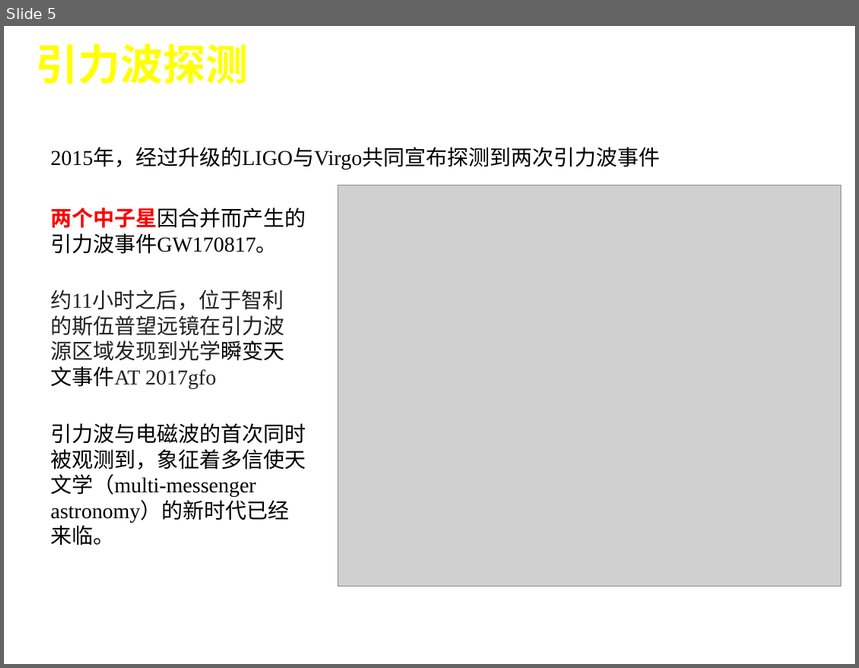
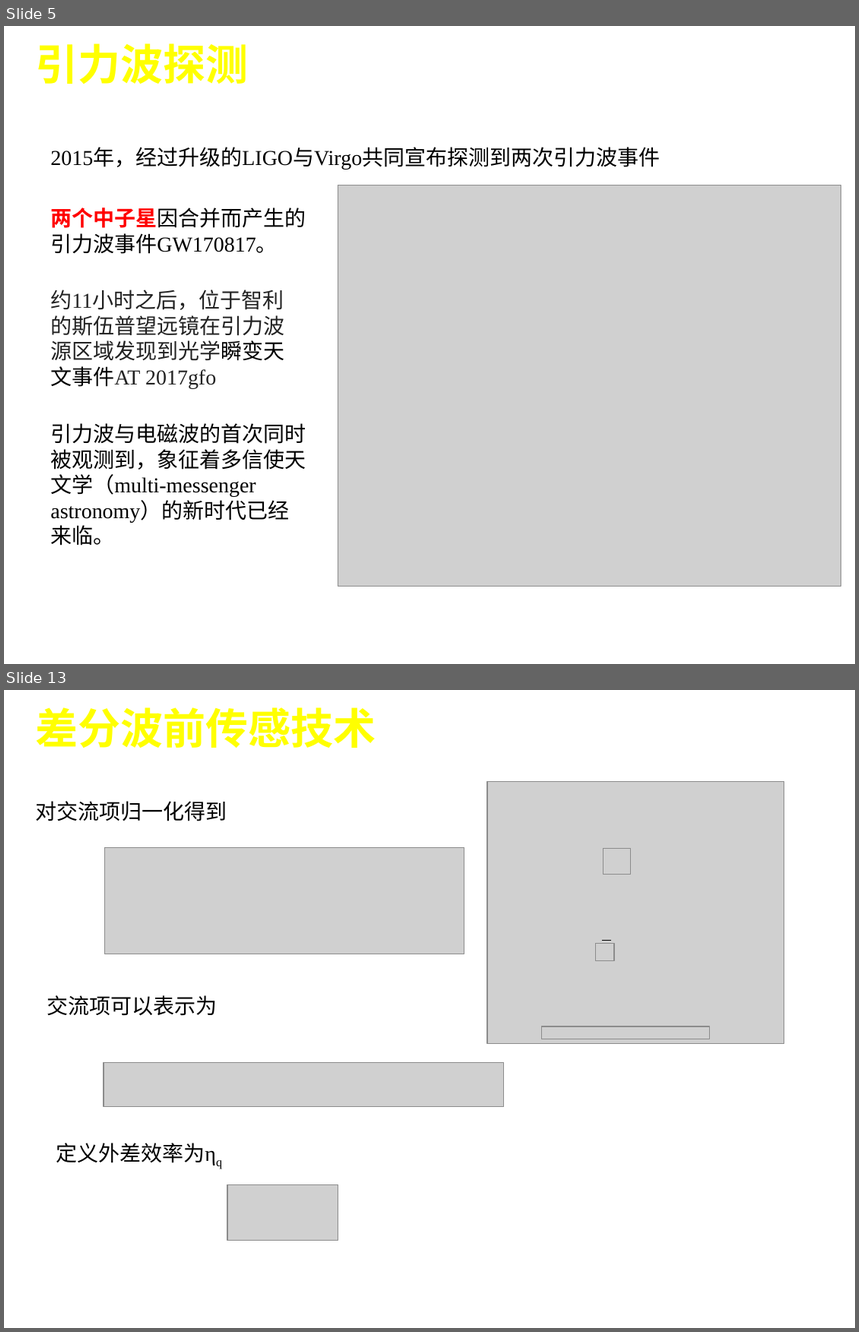
Before and after one commit to cateliu/Test, a slide deck: 第二学年/Report/开题报告/Reference.pptx. Shown one above the other, each under a label of ours: slide 5 before the commit, slides 5 and 13 after it; the slides between them are not shown. The pictures are 859x668 and 859x1332 pixels, drawn with LibreOffice and Linux fonts; fonts in the diff are those of the drawing; grey boxes stand for pictures; background and template pictures are left out. Boxes give left, top, right and bottom in pixels: in the first picture for what was removed or moved away, otherwise in the second. Text is boxed around its words. In the diff, an @@ line names an element or a change of style, - is before the commit and + after.

```diff
--- a/第二学年/Report/开题报告/Reference.pptx
+++ b/第二学年/Report/开题报告/Reference.pptx
@@ slide 13 added at [4, 690, 855, 1328], background #FFFFFF @@
@@ title added at [36, 707, 376, 748], 36 pt, text #FFFF00, bold @@
+差分波前传感技术
@@ text added at [36, 801, 227, 821], 18 pt, text #000000 @@
+对交流项归一化得到
@@ picture added at [104, 847, 464, 954] @@
@@ text added at [47, 996, 217, 1016], 18 pt, text #000000 @@
+交流项可以表示为
@@ group added at [487, 781, 785, 1043]: 4 pictures, 1 freeform shape @@
@@ picture added at [104, 1063, 503, 1107] @@
@@ text added at [56, 1143, 216, 1166], 18 pt, text #000000 @@
+定义外差效率为ηq
@@ picture added at [228, 1186, 338, 1241] @@
```
Also in this commit, not shown: 3 slides changed, 10 other slides added, 1 slide removed, 7 other files.
